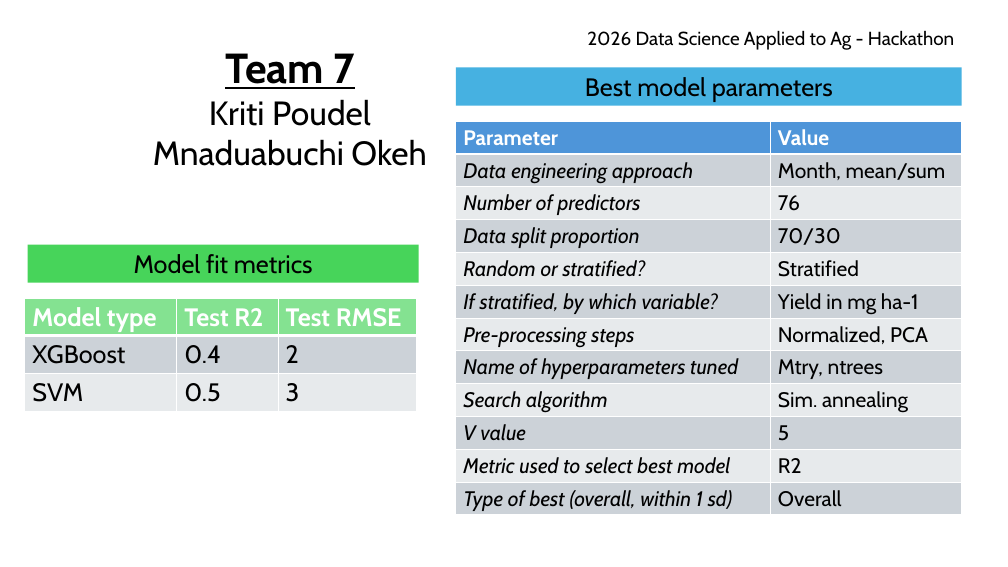
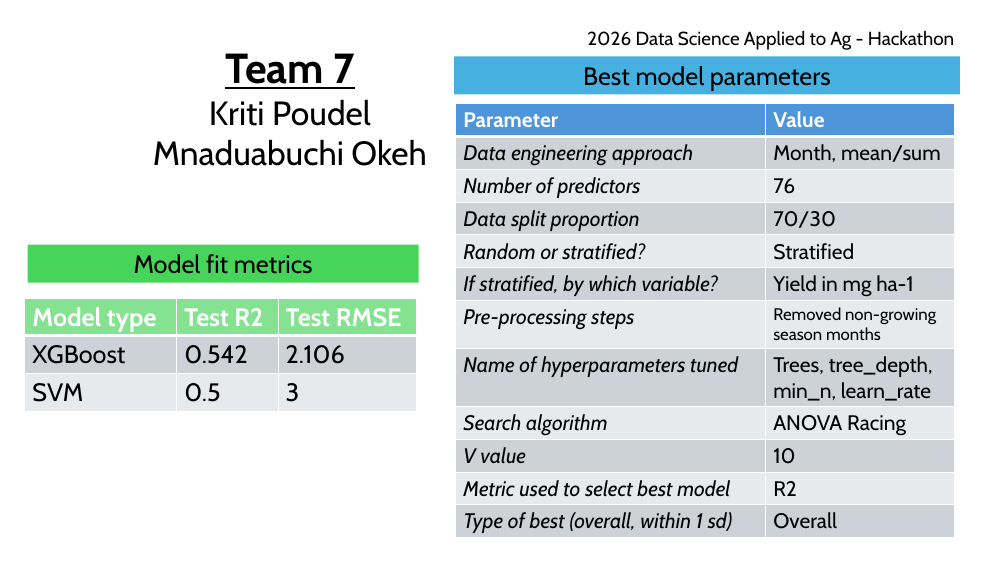
Before and after one commit to KritiPoudel/2026dsa_finalproject_group7, a slide deck: slide 1 of output/2026dsa_teamx.pptx. Drawn at 1008x567 pixels with LibreOffice and Linux fonts; fonts in the diff are those of the drawing. Boxes give left, top, right and bottom in pixels: in the first picture for what was removed or moved away, otherwise in the second. Text is boxed around its words. In the diff, an @@ line names an element or a change of style, - is before the commit and + after.

Commit message:
team pptx update

```diff
--- a/output/2026dsa_teamx.pptx
+++ b/output/2026dsa_teamx.pptx
@@ rectangle "Best model parameters": place and size @@
-rectangle "Best model parameters" at <box>456,67,962,105</box>
+rectangle "Best model parameters" at <box>454,57,960,95</box>
@@ table at <box>456,104,954,563</box> @@
-row 7, column 2: Normalized, PCA
+row 7, column 2: Removed non-growing season months
-row 8, column 2: Mtry, ntrees
+row 8, column 2: Trees, tree_depth, min_n, learn_rate
-row 9, column 2: Sim. annealing
+row 9, column 2: ANOVA Racing
-row 10, column 2: 5
+row 10, column 2: 10
@@ table: place and size @@
-table at <box>456,121,962,515</box>
+table at <box>456,104,954,563</box>
@@ table at <box>25,298,417,411</box> @@
-row 2, column 2: 0.4
+row 2, column 2: 0.542
-row 2, column 3: 2
+row 2, column 3: 2.106
```
